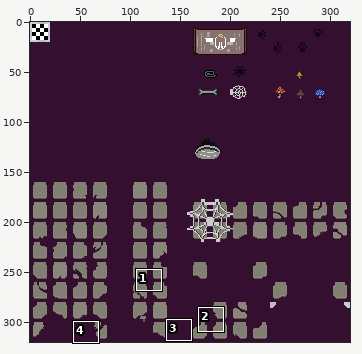
Sprite sheet: tilesets/tGrassR/output_tileset.png. The picture above shows the old version from afar; the outline marks the close-up.
Close-up. Before the edit:
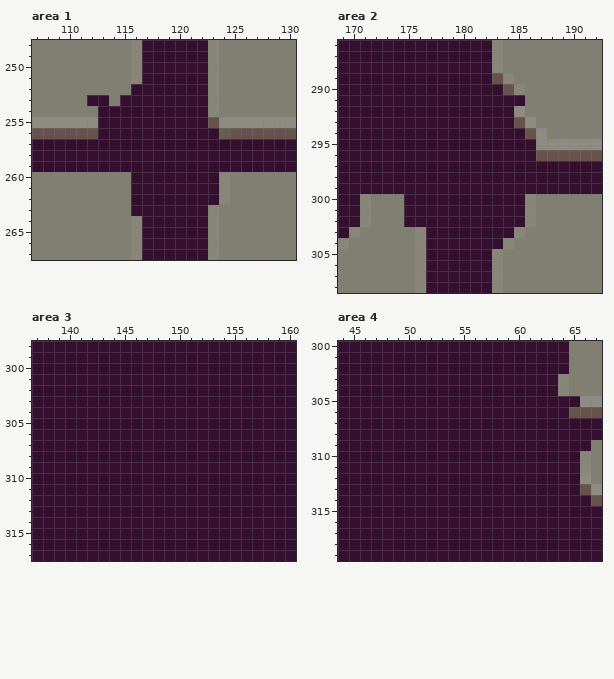
The file is 320x320 pixels. Pixels under 10% opacity are left out. Colours within 5 levels of each other are drawn and written as one. Shown: area 1: x 107..130, y 248..267; area 2: x 169..192, y 286..308; area 3: x 137..160, y 298..317; area 4: x 44..67, y 300..319. The commit also changed other parts of the picture, which this record leaves out.
After the commit:
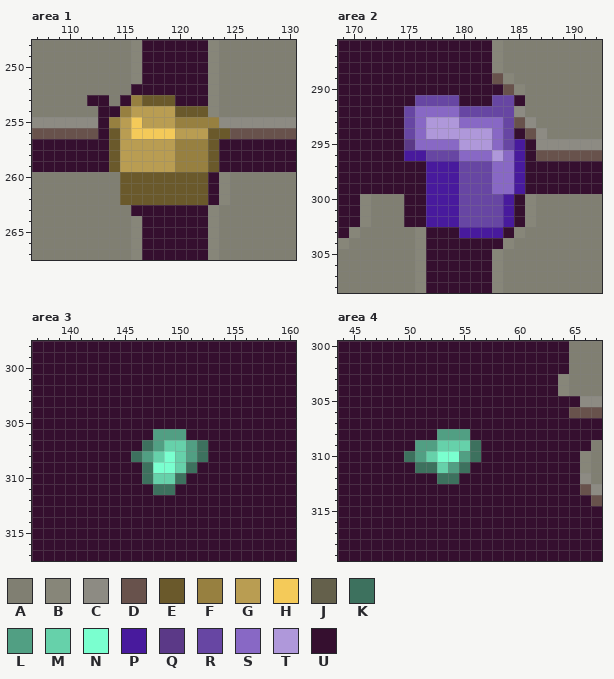
Palette (. is transparent): A #807f72  B #878679  C #8d8b83  D #68524c  E #6a592b  F #978040  G #b99d52  H #f4ca59  J #64604b  K #3d715e  L #519f83  M #66d1aa  N #7affcf  P #481a9d  Q #5b3987  R #6746a3  S #8868c5  T #af98da  U #350f2f
What changed:
Changed rows in their new state; - is an unchanged pixel.
Area 1:
first column x 114:
253 --FEEE-----
254 -FGGGGEEE--
255 FGHGGGFFFF-
256 EGHHHHGGGEE
257 EGGGGGFFFE-
258 EGGGGGFFFE-
259 EGGGGGFFFE-
260 -EEEEEEEE--
261 -EEEEEEEE--
262 -EEEEEEEE--
Area 2:
first column x 175:
291 -RRRR---RR-
292 RSSSSRRRRR-
293 RSTTTSSSSR-
294 RSTTTTTTSR-
295 QSSSSTTTSRP
296 PPRRRSSSTSP
297 --PPPRRRSSP
298 --PPPRRRSSP
299 --PPPRRRSSP
300 --PPPRRRRP-
301 --PPPRRRRP-
302 --PPPRRRRP-
303 -----PPPP--
Area 3:
first column x 146:
306 --LLL--
307 -KLMMLK
308 KLMNMLK
309 -KNNMK-
310 -KMMK--
311 --KK---
Area 4:
first column x 50:
308 ---LLL-
309 -LLMMMK
310 KLMNNLK
311 -KKMLK-
312 ---KK--
Pixel boxes of the changes (left, top, right, bottom) in both close-ups:
changed: (109, 95, 230, 205)
changed: (404, 95, 525, 238)
changed: (131, 429, 208, 495)
changed: (404, 429, 481, 484)
